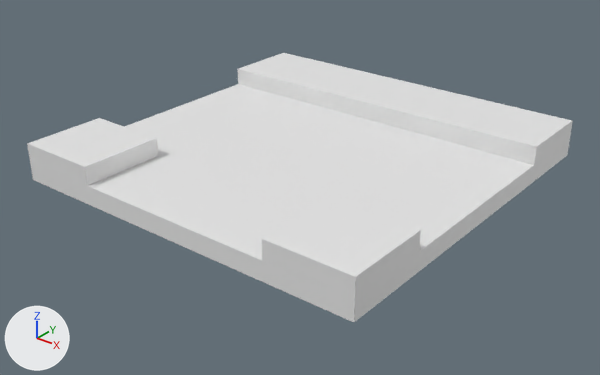
An edit to the FBX model Assets/FBX/Tuiles/tuileHPEnT.fbx, drawn before and after from the same camera.
Camera for both pictures: a camera (50 mm lens) standing at (24.6, -31.4, 18.1) and looking at (0.2, -1.0, -0.8). Lighting does not change. The marker at lower left points along +X, +Y and +Z.

The first picture shows 'tuileEnT'.
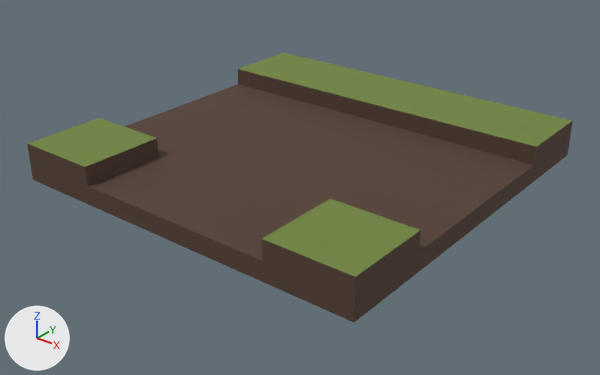
What changed in the scene script:
```text
Add mat_material__37:
    mat_material__37 = principled_material('Material #37')
    mat_material__37.base_color = (0.0863, 0.0471, 0.0314)  # brown #533d32
    mat_material__37.roughness = 0.859
Add mat_material__36:
    mat_material__36 = principled_material('Material #36')
    mat_material__36.base_color = (0.165, 0.235, 0.0471)  # green #71853d
    mat_material__36.roughness = 0.859
Change me_mesh:
    where me_mesh.from_pydata(...)  # 44 vertices, 37 faces; spans x -10.0..10.0, y -10.0..10.0, z 0.0..2.0
    used by ob_tuileent; location = (0.0, 0.0, 0.0)
    me_mesh part 1: all 5 faces centred in x -7.7..7.7, y -7.7..7.7, z 2.0 switch from no material to mat_material__36 (green #71853d)
    me_mesh part 2: all 32 faces centred in x -10.0..10.0, y -10.0..10.0, z 0.5..1.5 switch from no material to mat_material__37 (brown #533d32)
```

Pixel boxes (x1, y1, x2, y2) of what changed, in the pictures (600 x 375 px):
part 1 of me_mesh, recoloured (white to green)
    both: (27, 53, 572, 277)
part 2 of me_mesh, recoloured (white to brown)
    both: (27, 69, 573, 322)
